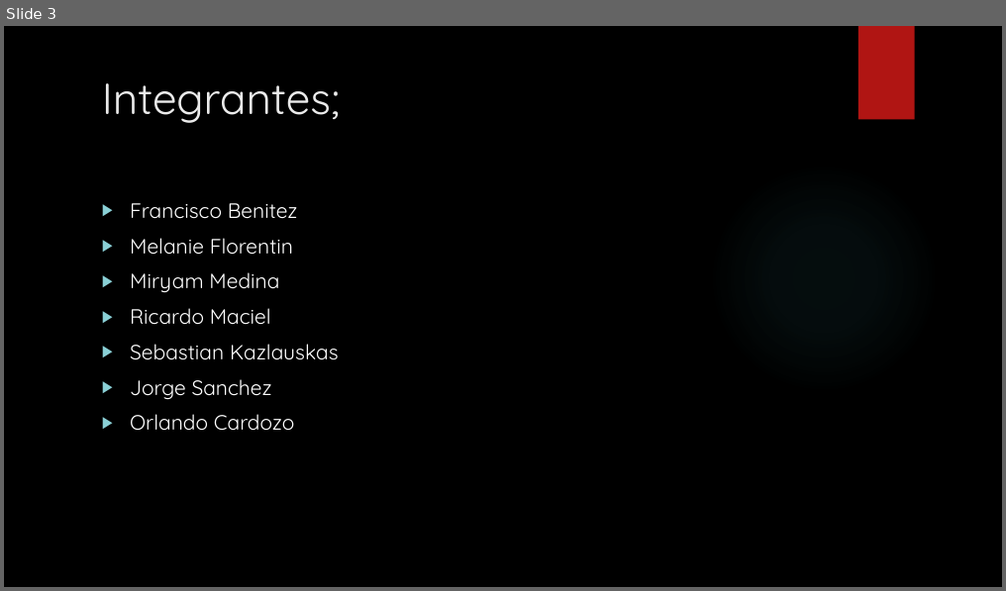
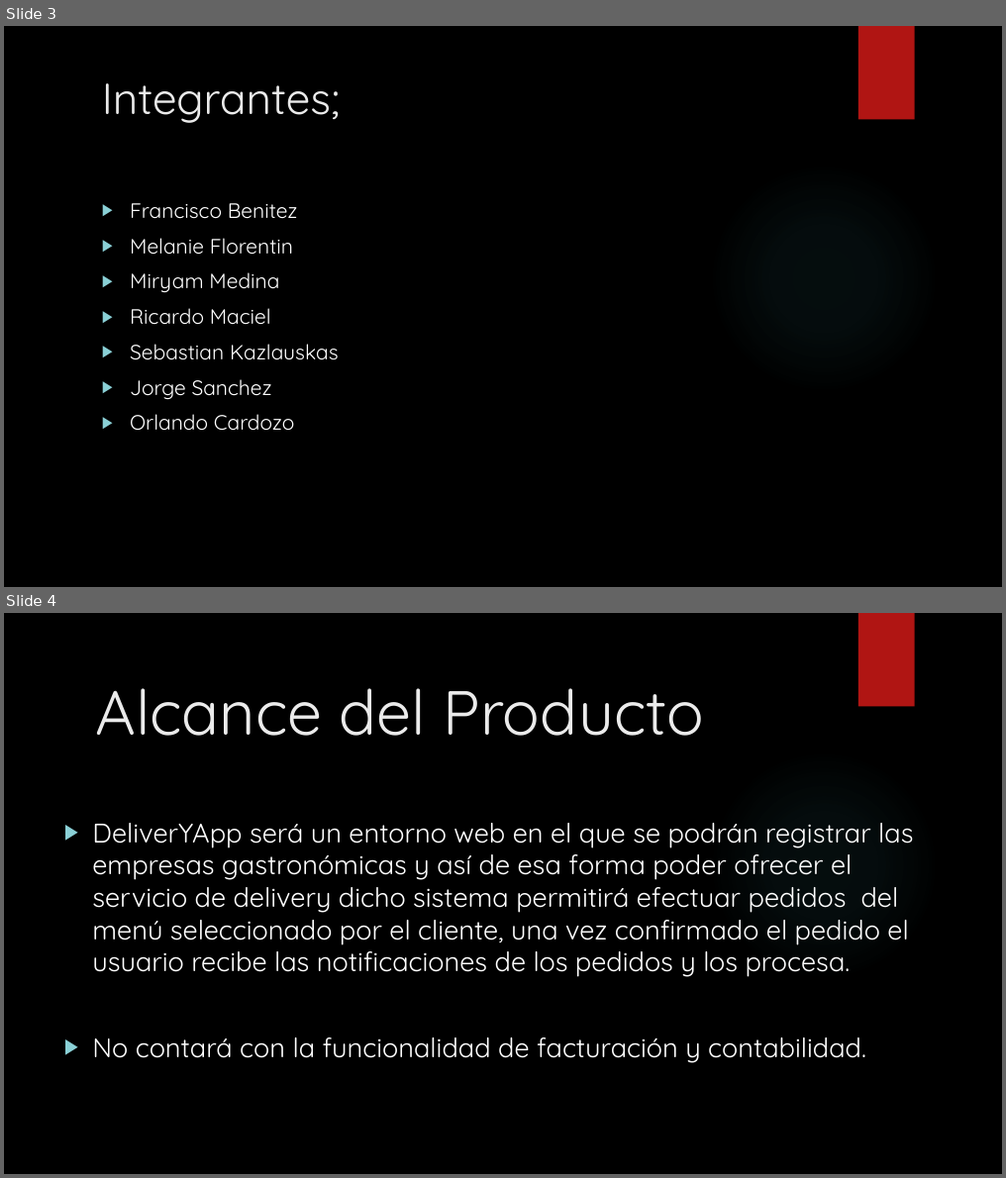
Before and after one commit to francben/proyectoDeliberyApp, a slide deck: Presentacion de Clase.pptx. Shown one above the other, each under a label of ours: slide 3 before the commit, slides 3 and 4 after it. The pictures are 1006x591 and 1006x1178 pixels, drawn with LibreOffice and Linux fonts; fonts in the diff are those of the drawing; background and template pictures are left out. Boxes give left, top, right and bottom in pixels: in the first picture for what was removed or moved away, otherwise in the second. Text is boxed around its words. In the diff, an @@ line names an element or a change of style, - is before the commit and + after.

```diff
--- a/Presentacion de Clase.pptx
+++ b/Presentacion de Clase.pptx
@@ slide 4 added at bbox=[4, 613, 1002, 1174], background picture (left out); not listed: 2 template elements that a slide beside it also shows @@
@@ title added at bbox=[96, 688, 705, 736], 60 pt, text #EBEBEB @@
+Alcance del Producto
@@ text added at bbox=[92, 823, 913, 1063], 25.9 pt, text #FFFFFF @@
+▶ DeliverYApp será un entorno web en el que se podrán registrar las empresas gastronómicas y así de esa forma poder ofrecer el servicio de delivery dicho sistema permitirá efectuar pedidos del menú seleccionado por el cliente, una vez confirmado el pedido el usuario recibe las notificaciones de los pedidos y los procesa.
+▶ No contará con la funcionalidad de facturación y contabilidad.
```
Also in this commit, not shown: 7 other slides added.
